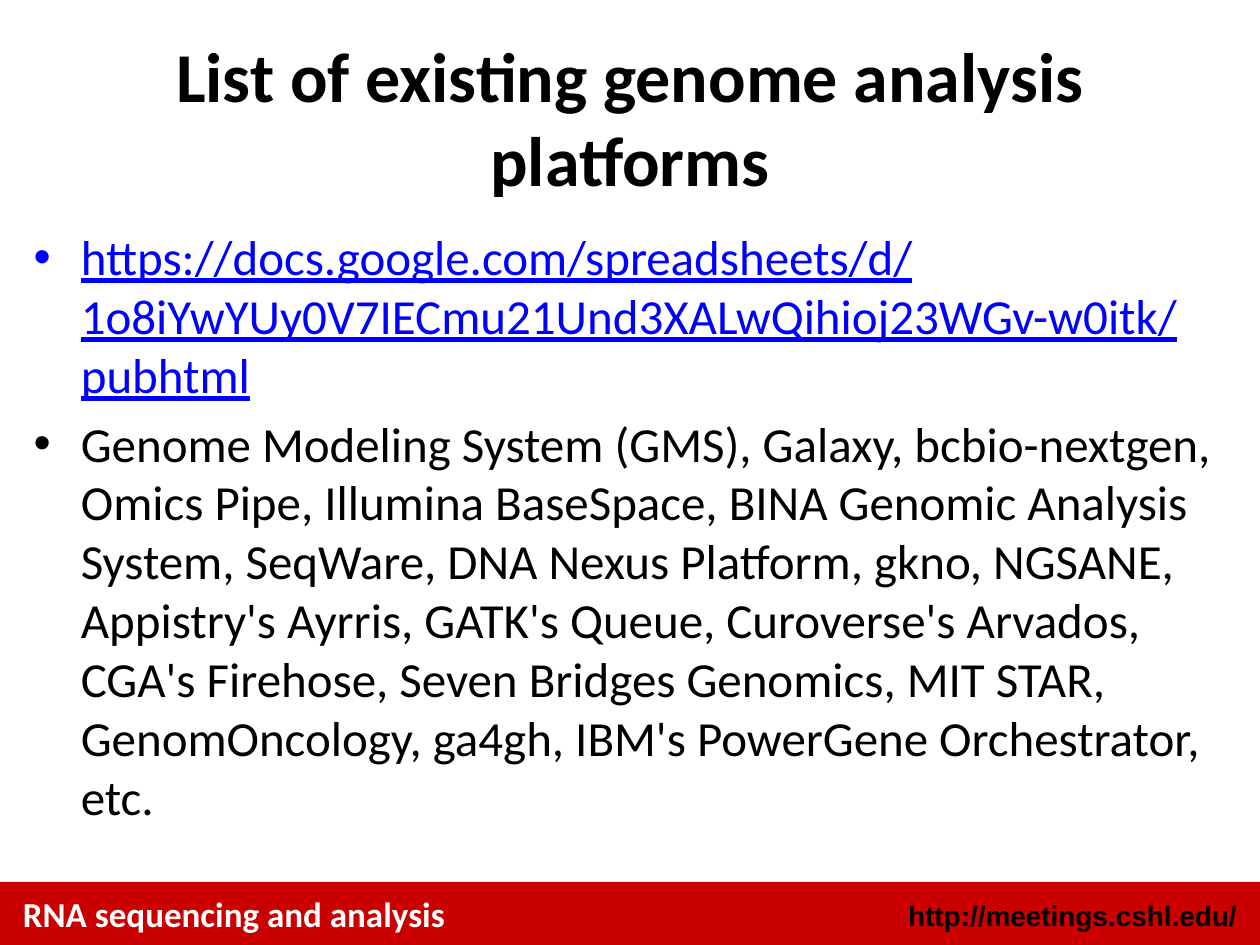
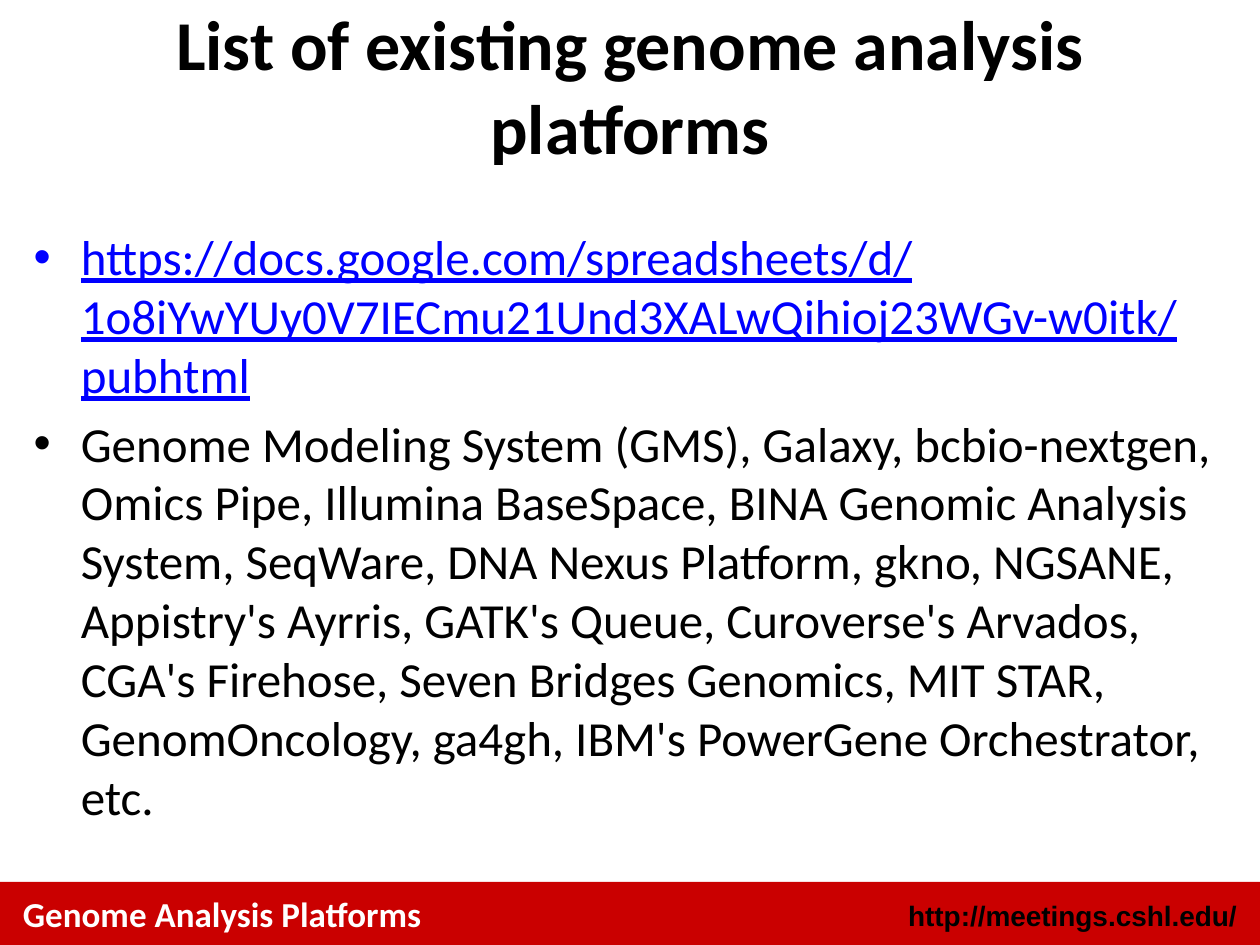
Before and after one commit to griffithlab/rnaseq_tutorial_wiki, a slide deck: slide 4 of LectureFiles/cshl/2014/GenomeAnalysisPlatforms.pptx. Drawn at 1260x945 pixels with LibreOffice and Linux fonts; fonts in the diff are those of the drawing. Boxes give left, top, right and bottom in pixels: in the first picture for what was removed or moved away, otherwise in the second. Text is boxed around its words. In the diff, an @@ line names an element or a change of style, - is before the commit and + after.

```diff
--- a/LectureFiles/cshl/2014/GenomeAnalysisPlatforms.pptx
+++ b/LectureFiles/cshl/2014/GenomeAnalysisPlatforms.pptx
@@ title "List of existing genome analysis ...": place and size @@
-title "List of existing genome analysis ..." at box(176, 52, 1083, 197)
+title "List of existing genome analysis ..." at box(176, 20, 1083, 165)
@@ text at box(23, 902, 421, 933): text changed @@
-RNA sequencing and analysis
+Genome Analysis Platforms
```
Also in this commit, not shown: 14 other slides changed, 1 slide added, 2 slides removed.
